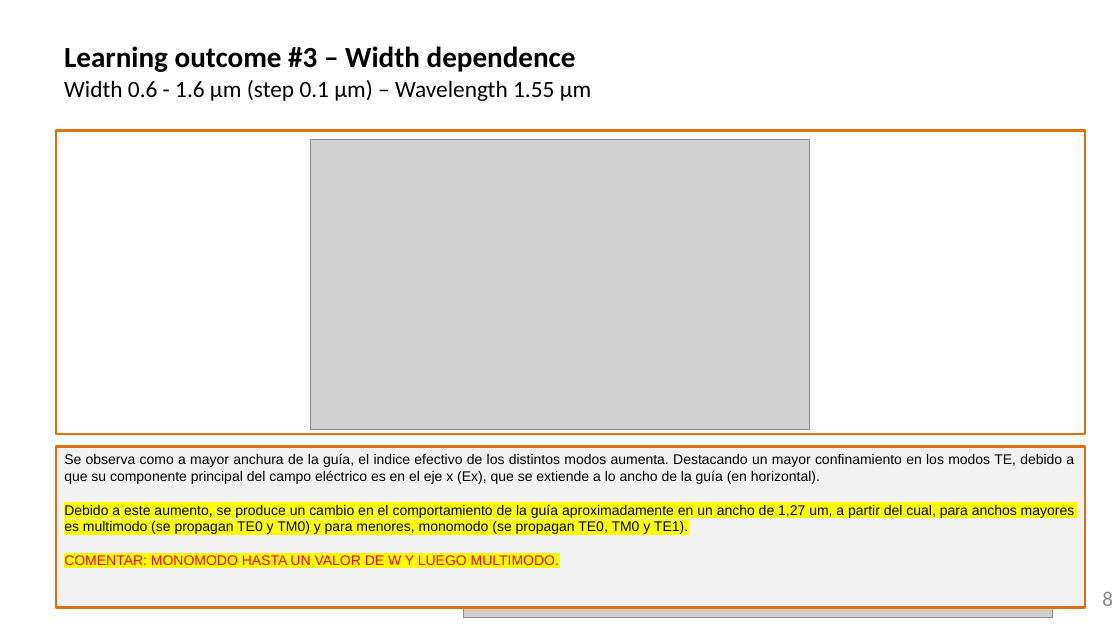
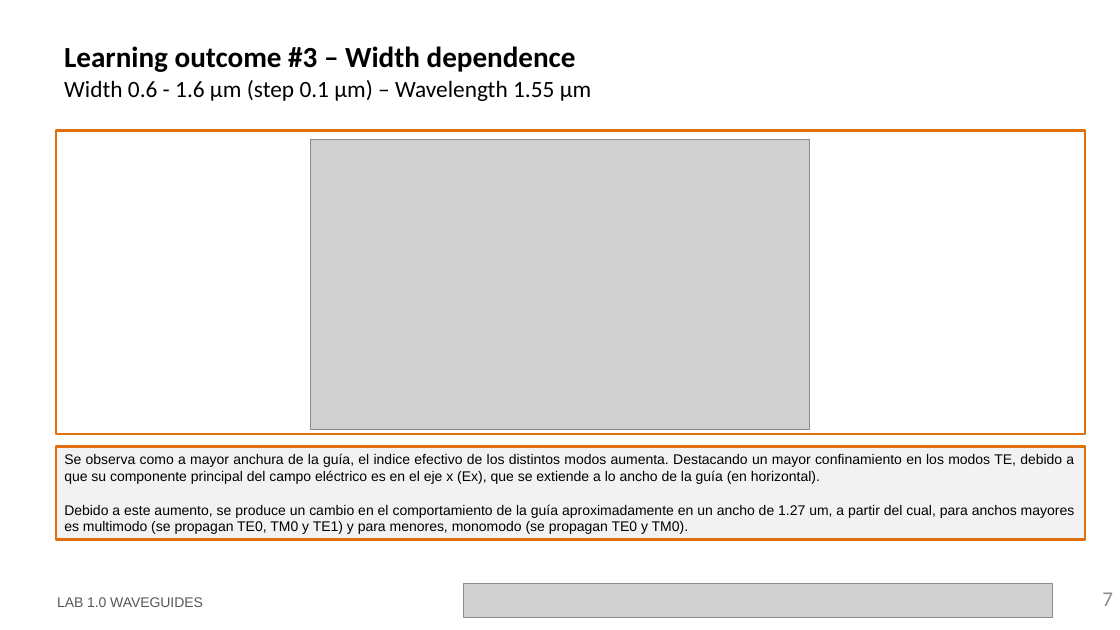
Before and after one commit to jllanoh/cifoin-lab1, a slide deck: slide 7 of LabBook_10.pptx (slide 8 before the commit). Drawn at 1120x630 pixels with LibreOffice and Linux fonts; fonts in the diff are those of the drawing; grey boxes stand for pictures; background and template pictures are left out. Boxes give left, top, right and bottom in pixels: in the first picture for what was removed or moved away, otherwise in the second. Text is boxed around its words. In the diff, an @@ line names an element or a change of style, - is before the commit and + after.

```diff
--- a/LabBook_10.pptx
+++ b/LabBook_10.pptx
@@ rectangle "Se observa como a mayor ..." resized from (x1=56, y1=447, x2=1086, y2=608) to (x1=56, y1=447, x2=1086, y2=540) @@
@@ text in rectangle at (x1=64, y1=504, x2=1075, y2=534): text changed @@
-Debido a este aumento, se produce un cambio en el comportamiento de la guía aproximadamente en un ancho de 1,27 um, a partir del cual, para anchos mayores es multimodo (se propagan TE0 y TM0) y para menores, monomodo (se propagan TE0, TM0 y TE1).
-COMENTAR: MONOMODO HASTA UN VALOR DE W Y LUEGO MULTIMODO.
+Debido a este aumento, se produce un cambio en el comportamiento de la guía aproximadamente en un ancho de 1.27 um, a partir del cual, para anchos mayores es multimodo (se propagan TE0, TM0 y TE1) y para menores, monomodo (se propagan TE0 y TM0).
@@ page number at (x1=1102, y1=592, x2=1113, y2=606): text changed @@
-8
+7
```
Also in this commit, not shown: 10 other slides changed, 1 slide removed, 1 other file.
